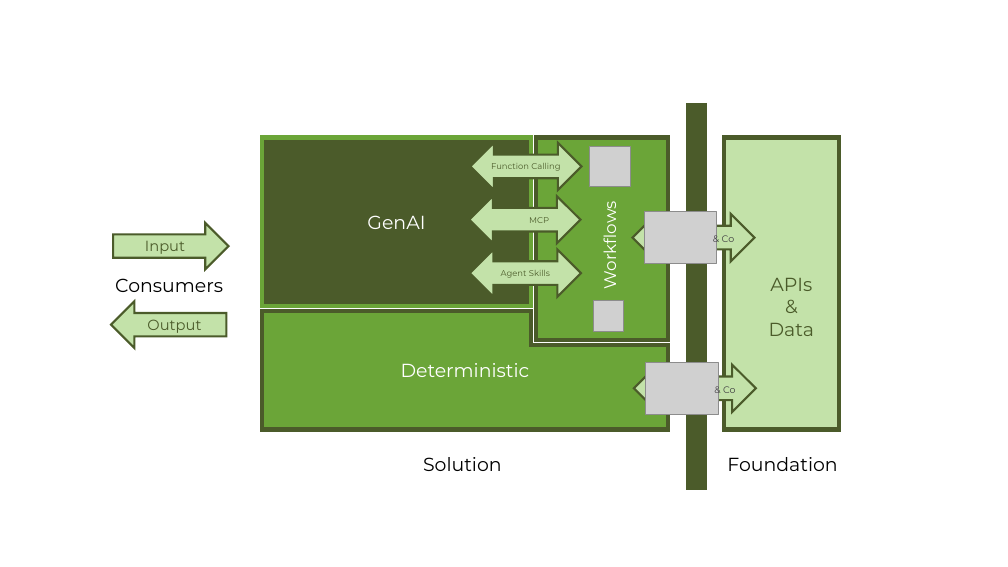
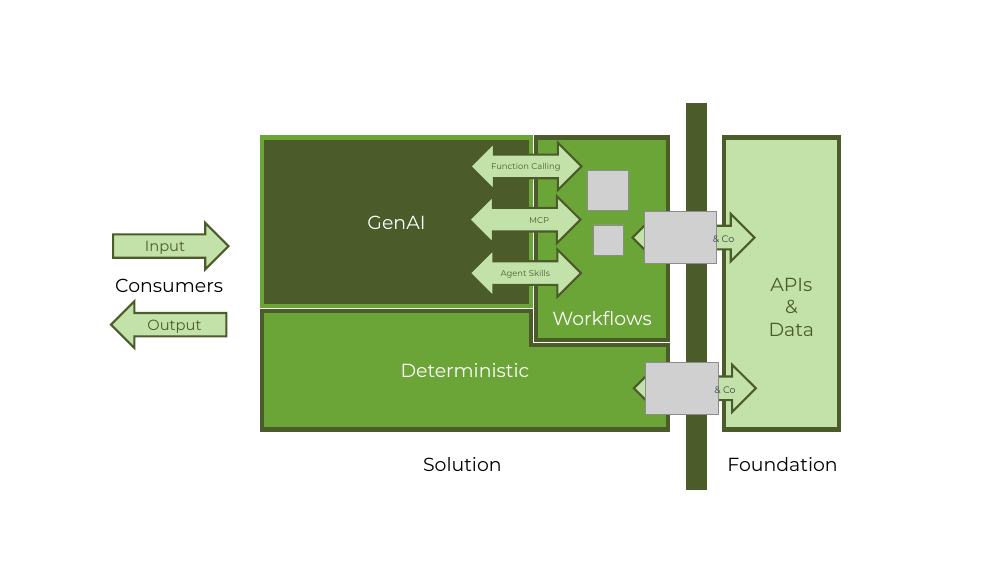
Before and after one commit to dret/lectures, a slide deck: slide 10 of nordic-apis-2026/img/solution-composability.pptx. Drawn at 1008x567 pixels with LibreOffice and Linux fonts; fonts in the diff are those of the drawing; grey boxes stand for pictures; background and template pictures are left out. Boxes give left, top, right and bottom in pixels: in the first picture for what was removed or moved away, otherwise in the second. Text is boxed around its words. In the diff, an @@ line names an element or a change of style, - is before the commit and + after.

Commit message:
tweaking workflows image

```diff
--- a/nordic-apis-2026/img/solution-composability.pptx
+++ b/nordic-apis-2026/img/solution-composability.pptx
@@ picture: place and size @@
-picture at (590,146,631,186)
+picture at (588,170,628,210)
@@ text removed at (597,209,620,287) @@
-Workflows
@@ picture: place and size @@
-picture at (593,301,623,331)
+picture at (593,225,623,256)
@@ text in rectangle at (552,311,651,325): text added @@
+Workflows
```
Also in this commit, not shown: 1 other file.
